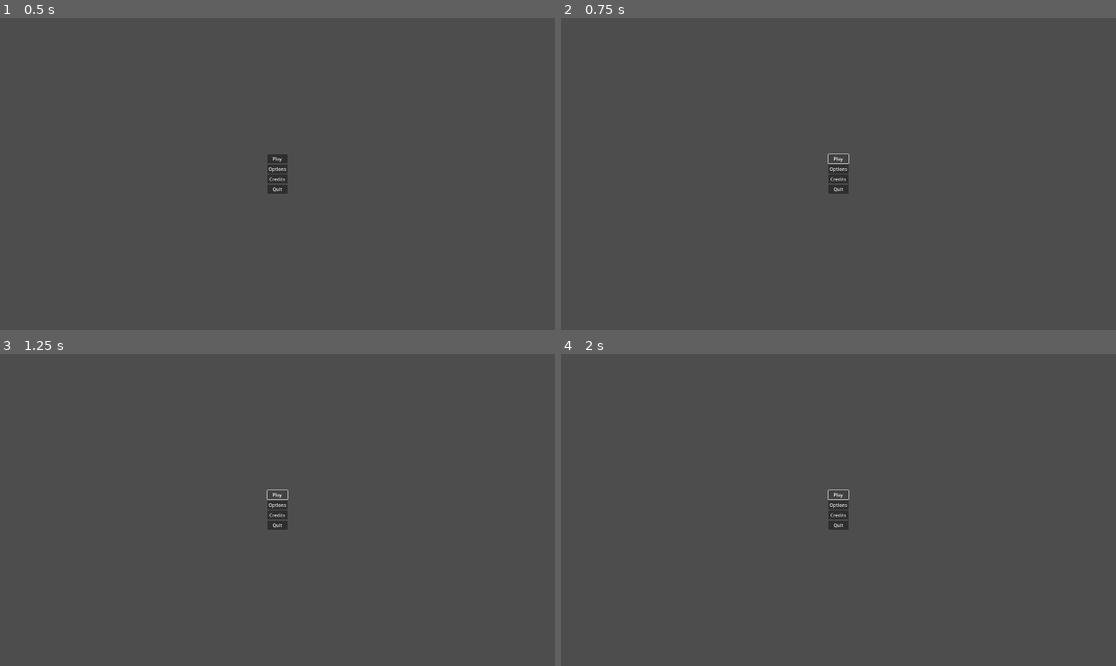
Above: before the commit, frames 1-4 (two rows, left to right).
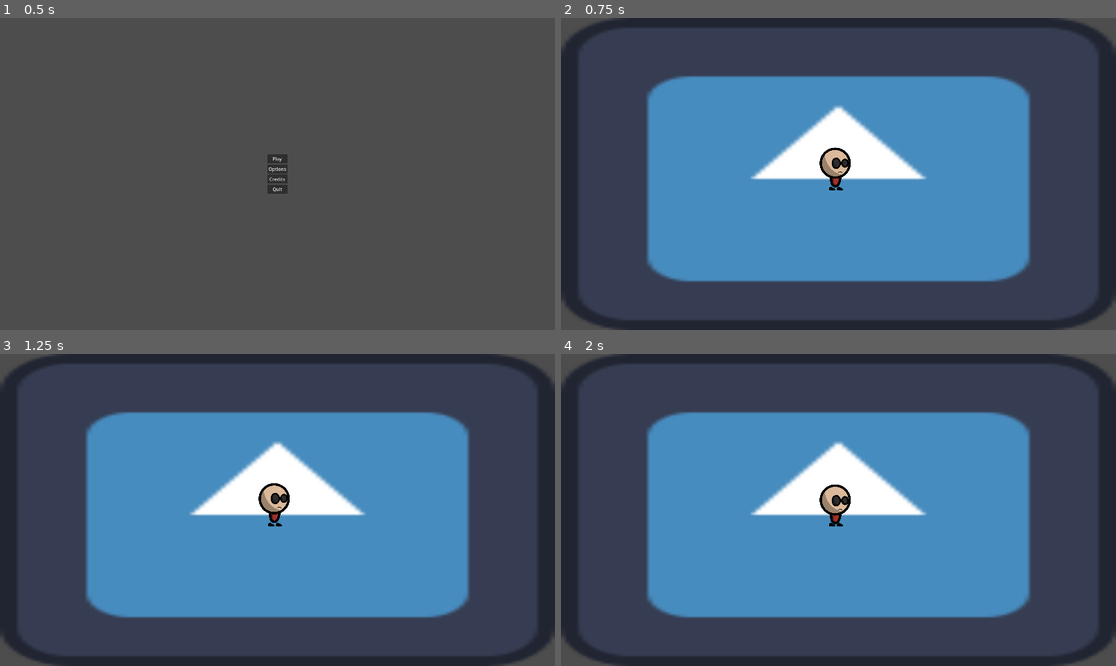
Above: after the commit, the same moments.

Repository: Overkane/BRJ2025-game
Game: Godot game, scene res://scenes/main_menu/main_menu.tscn
Two runs of this game, one before a commit and one after it. Both use one fixed random seed, a clock stepped at 60 frames per second and the inputs below. Before the commit the project starts from res://main.tscn. The engine's default icon, where the game draws it, is replaced by a stand-in: a white triangle on a blue panel in a dark square.
Inputs (mouse positions are in pixels of both pictures, inside the frame that each line leads up to):
- Up to frame 1 (0.5 s): no input
- Up to frame 2 (0.75 s): click "Play" at 0.5 s
- Up to frame 3 (1.25 s): no input
- Up to frame 4 (2 s): click (838, 494) at 1.25 s, where only the run before the commit has a clickable "Play"

Frame 1 is identical in both runs. In frame 2, 58% of the frame differs, in the area x 0-100%, y 0-100%; in frame 3, 58%; in frame 4, 58%.

Commit message:
Changed project structure, added boss arena scene

Diff:
--- a/game_world.tscn
+++ /dev/null
@@ -1,3 +0,0 @@
-[gd_scene format=3 uid="uid://3grgka8dvlpe"]
-
-[node name="GameWorld" type="Node2D"]
--- a/main.tscn
+++ /dev/null
@@ -1,10 +0,0 @@
-[gd_scene load_steps=3 format=3 uid="uid://d2utaxetk8fxk"]
-
-[ext_resource type="PackedScene" uid="uid://dsyhl0fbklx8b" path="res://main_menu.tscn" id="1_s4jnn"]
-[ext_resource type="PackedScene" uid="uid://3grgka8dvlpe" path="res://game_world.tscn" id="2_gqj02"]
-
-[node name="Main" type="Node"]
-
-[node name="MainMenu" parent="." instance=ExtResource("1_s4jnn")]
-
-[node name="GameWorld" parent="." instance=ExtResource("2_gqj02")]
--- a/main_menu.gd
+++ /dev/null
@@ -1,15 +0,0 @@
-extends CanvasLayer
-
-
-# Called when the node enters the scene tree for the first time.
-func _ready() -> void:
-	pass # Replace with function body.
-
-
-# Called every frame. 'delta' is the elapsed time since the previous frame.
-func _process(delta: float) -> void:
-	pass
-
-
-func _on_quit_button_pressed() -> void:
-	get_tree().quit()
--- a/player.tscn
+++ /dev/null
@@ -1,91 +0,0 @@
-[gd_scene load_steps=18 format=3 uid="uid://b1xyv0funrvab"]
-
-[ext_resource type="Texture2D" uid="uid://bfyrl7ahfjk1n" path="res://assets/player/idle_0.png" id="1_5c7sm"]
-[ext_resource type="Script" path="res://player.gd" id="1_t0rmf"]
-[ext_resource type="Texture2D" uid="uid://c1c6ldme60671" path="res://assets/player/idle_1.png" id="2_1wqa8"]
-[ext_resource type="Texture2D" uid="uid://fupxrhwiogbp" path="res://assets/player/idle_2.png" id="3_3yh0t"]
-[ext_resource type="Texture2D" uid="uid://bsy8jarswnfa4" path="res://assets/player/idle_3.png" id="4_sej6m"]
-[ext_resource type="Texture2D" uid="uid://bj2v57tq7gik3" path="res://assets/player/idle_4.png" id="5_41llm"]
-[ext_resource type="Texture2D" uid="uid://cbttk4m0b1tr8" path="res://assets/player/idle_5.png" id="6_qd244"]
-[ext_resource type="Texture2D" uid="uid://yvirsr57egb" path="res://assets/player/walk_0.png" id="7_c2khy"]
-[ext_resource type="Texture2D" uid="uid://b21w7nx7s82vr" path="res://assets/player/walk_1.png" id="8_ip4o6"]
-[ext_resource type="Texture2D" uid="uid://b2qa57bsfxb6i" path="res://assets/player/walk_2.png" id="9_prefr"]
-[ext_resource type="Texture2D" uid="uid://p1dy5tuslpq3" path="res://assets/player/walk_3.png" id="10_w5oig"]
-[ext_resource type="Texture2D" uid="uid://5jrjc4ngfwh3" path="res://assets/player/walk_4.png" id="11_d4f5c"]
-[ext_resource type="Texture2D" uid="uid://nt5224hybd3i" path="res://assets/player/walk_5.png" id="12_k722h"]
-[ext_resource type="Texture2D" uid="uid://d0ne56ftfg6cf" path="res://assets/player/walk_6.png" id="13_0vm8l"]
-[ext_resource type="Texture2D" uid="uid://bouhhyu8u0moi" path="res://assets/player/walk_7.png" id="14_4ob8v"]
-
-[sub_resource type="SpriteFrames" id="SpriteFrames_gugnh"]
-animations = [{
-"frames": [{
-"duration": 1.0,
-"texture": ExtResource("1_5c7sm")
-}, {
-"duration": 1.0,
-"texture": ExtResource("2_1wqa8")
-}, {
-"duration": 1.0,
-"texture": ExtResource("3_3yh0t")
-}, {
-"duration": 1.0,
-"texture": ExtResource("4_sej6m")
-}, {
-"duration": 1.0,
-"texture": ExtResource("5_41llm")
-}, {
-"duration": 1.0,
-"texture": ExtResource("6_qd244")
-}],
-"loop": true,
-"name": &"idle",
-"speed": 10.0
-}, {
-"frames": [{
-"duration": 1.0,
-"texture": ExtResource("7_c2khy")
-}, {
-"duration": 1.0,
-"texture": ExtResource("8_ip4o6")
-}, {
-"duration": 1.0,
-"texture": ExtResource("9_prefr")
-}, {
-"duration": 1.0,
-"texture": ExtResource("10_w5oig")
-}, {
-"duration": 1.0,
-"texture": ExtResource("11_d4f5c")
-}, {
-"duration": 1.0,
-"texture": ExtResource("12_k722h")
-}, {
-"duration": 1.0,
-"texture": ExtResource("13_0vm8l")
-}, {
-"duration": 1.0,
-"texture": ExtResource("14_4ob8v")
-}],
-"loop": true,
-"name": &"walk",
-"speed": 10.0
-}]
-
-[sub_resource type="CapsuleShape2D" id="CapsuleShape2D_nie6f"]
-radius = 32.0
-height = 120.0
-
-[node name="Player" type="CharacterBody2D"]
-position = Vector2(232, 72)
-script = ExtResource("1_t0rmf")
-
-[node name="AnimatedSprite2D" type="AnimatedSprite2D" parent="."]
-scale = Vector2(0.25, 0.25)
-sprite_frames = SubResource("SpriteFrames_gugnh")
-animation = &"walk"
-frame = 1
-frame_progress = 0.869919
-
-[node name="CollisionShape2D" type="CollisionShape2D" parent="."]
-position = Vector2(-2, 102)
-shape = SubResource("CapsuleShape2D_nie6f")
--- a/project.godot
+++ b/project.godot
@@ -11,7 +11,7 @@
 [application]
 
 config/name="BRJ2025-game"
-run/main_scene="res://main.tscn"
+run/main_scene="res://scenes/main_menu/main_menu.tscn"
 config/features=PackedStringArray("4.3", "Forward Plus")
 config/icon="res://icon.svg"
 
--- /dev/null
+++ b/scenes/boss_arena/boss_arena.tscn
@@ -0,0 +1,43 @@
+[gd_scene load_steps=5 format=3 uid="uid://cbvomdgkssg2e"]
+
+[ext_resource type="Texture2D" uid="uid://dndiaybuux30t" path="res://icon.svg" id="1_v1822"]
+[ext_resource type="PackedScene" uid="uid://b1xyv0funrvab" path="res://scenes/player/player.tscn" id="2_0bmpq"]
+
+[sub_resource type="RectangleShape2D" id="RectangleShape2D_71p1n"]
+size = Vector2(64, 1080)
+
+[sub_resource type="RectangleShape2D" id="RectangleShape2D_4bp80"]
+size = Vector2(63.9999, 1920)
+
+[node name="BossArena" type="CanvasLayer"]
+
+[node name="ArenaBackground" type="TextureRect" parent="."]
+anchors_preset = 15
+anchor_right = 1.0
+anchor_bottom = 1.0
+grow_horizontal = 2
+grow_vertical = 2
+texture = ExtResource("1_v1822")
+
+[node name="ArenaWalls" type="StaticBody2D" parent="."]
+
+[node name="LeftWall" type="CollisionShape2D" parent="ArenaWalls"]
+position = Vector2(32, 540)
+shape = SubResource("RectangleShape2D_71p1n")
+
+[node name="RightWall" type="CollisionShape2D" parent="ArenaWalls"]
+position = Vector2(1888, 540)
+shape = SubResource("RectangleShape2D_71p1n")
+
+[node name="DownWall" type="CollisionShape2D" parent="ArenaWalls"]
+position = Vector2(960, 1048)
+rotation = 1.5708
+shape = SubResource("RectangleShape2D_4bp80")
+
+[node name="TopWall" type="CollisionShape2D" parent="ArenaWalls"]
+position = Vector2(960, 32)
+rotation = 1.5708
+shape = SubResource("RectangleShape2D_4bp80")
+
+[node name="Player" parent="." instance=ExtResource("2_0bmpq")]
+position = Vector2(951, 408)
--- /dev/null
+++ b/scenes/main_menu/main_menu.gd
@@ -0,0 +1,8 @@
+extends CanvasLayer
+
+@export var boss_arena: PackedScene
+
+func _on_play_button_pressed() -> void:
+	get_tree().change_scene_to_packed(boss_arena)
+func _on_quit_button_pressed() -> void:
+	get_tree().quit()
--- a/main_menu.tscn
+++ b/scenes/main_menu/main_menu.tscn
@@ -1,9 +1,11 @@
-[gd_scene load_steps=2 format=3 uid="uid://dsyhl0fbklx8b"]
+[gd_scene load_steps=3 format=3 uid="uid://dsyhl0fbklx8b"]
 
-[ext_resource type="Script" path="res://main_menu.gd" id="1_6ou2o"]
+[ext_resource type="Script" path="res://scenes/main_menu/main_menu.gd" id="1_2fi0w"]
+[ext_resource type="PackedScene" uid="uid://cbvomdgkssg2e" path="res://scenes/boss_arena/boss_arena.tscn" id="2_g2or4"]
 
-[node name="CanvasLayer" type="CanvasLayer"]
-script = ExtResource("1_6ou2o")
+[node name="MainMenu" type="CanvasLayer"]
+script = ExtResource("1_2fi0w")
+boss_arena = ExtResource("2_g2or4")
 
 [node name="Menu" type="VBoxContainer" parent="."]
 anchors_preset = 8
@@ -34,4 +36,5 @@
 layout_mode = 2
 text = "Quit"
 
+[connection signal="pressed" from="Menu/PlayButton" to="." method="_on_play_button_pressed"]
 [connection signal="pressed" from="Menu/QuitButton" to="." method="_on_quit_button_pressed"]
--- /dev/null
+++ b/scenes/player/player.tscn
@@ -0,0 +1,91 @@
+[gd_scene load_steps=18 format=3 uid="uid://b1xyv0funrvab"]
+
+[ext_resource type="Script" path="res://scenes/player/player.gd" id="1_bnqte"]
+[ext_resource type="Texture2D" uid="uid://bfyrl7ahfjk1n" path="res://assets/player/idle_0.png" id="2_ejsiy"]
+[ext_resource type="Texture2D" uid="uid://c1c6ldme60671" path="res://assets/player/idle_1.png" id="3_r0rjy"]
+[ext_resource type="Texture2D" uid="uid://fupxrhwiogbp" path="res://assets/player/idle_2.png" id="4_1xfxi"]
+[ext_resource type="Texture2D" uid="uid://bsy8jarswnfa4" path="res://assets/player/idle_3.png" id="5_gqrol"]
+[ext_resource type="Texture2D" uid="uid://bj2v57tq7gik3" path="res://assets/player/idle_4.png" id="6_cd2se"]
+[ext_resource type="Texture2D" uid="uid://cbttk4m0b1tr8" path="res://assets/player/idle_5.png" id="7_c1cgs"]
+[ext_resource type="Texture2D" uid="uid://yvirsr57egb" path="res://assets/player/walk_0.png" id="8_c13gq"]
+[ext_resource type="Texture2D" uid="uid://b21w7nx7s82vr" path="res://assets/player/walk_1.png" id="9_o3ugk"]
+[ext_resource type="Texture2D" uid="uid://b2qa57bsfxb6i" path="res://assets/player/walk_2.png" id="10_ltxdc"]
+[ext_resource type="Texture2D" uid="uid://p1dy5tuslpq3" path="res://assets/player/walk_3.png" id="11_qygek"]
+[ext_resource type="Texture2D" uid="uid://5jrjc4ngfwh3" path="res://assets/player/walk_4.png" id="12_6ivs1"]
+[ext_resource type="Texture2D" uid="uid://nt5224hybd3i" path="res://assets/player/walk_5.png" id="13_o62us"]
+[ext_resource type="Texture2D" uid="uid://d0ne56ftfg6cf" path="res://assets/player/walk_6.png" id="14_wbahg"]
+[ext_resource type="Texture2D" uid="uid://bouhhyu8u0moi" path="res://assets/player/walk_7.png" id="15_mlrsg"]
+
+[sub_resource type="SpriteFrames" id="SpriteFrames_gugnh"]
+animations = [{
+"frames": [{
+"duration": 1.0,
+"texture": ExtResource("2_ejsiy")
+}, {
+"duration": 1.0,
+"texture": ExtResource("3_r0rjy")
+}, {
+"duration": 1.0,
+"texture": ExtResource("4_1xfxi")
+}, {
+"duration": 1.0,
+"texture": ExtResource("5_gqrol")
+}, {
+"duration": 1.0,
+"texture": ExtResource("6_cd2se")
+}, {
+"duration": 1.0,
+"texture": ExtResource("7_c1cgs")
+}],
+"loop": true,
+"name": &"idle",
+"speed": 10.0
+}, {
+"frames": [{
+"duration": 1.0,
+"texture": ExtResource("8_c13gq")
+}, {
+"duration": 1.0,
+"texture": ExtResource("9_o3ugk")
+}, {
+"duration": 1.0,
+"texture": ExtResource("10_ltxdc")
+}, {
+"duration": 1.0,
+"texture": ExtResource("11_qygek")
+}, {
+"duration": 1.0,
+"texture": ExtResource("12_6ivs1")
+}, {
+"duration": 1.0,
+"texture": ExtResource("13_o62us")
+}, {
+"duration": 1.0,
+"texture": ExtResource("14_wbahg")
+}, {
+"duration": 1.0,
+"texture": ExtResource("15_mlrsg")
+}],
+"loop": true,
+"name": &"walk",
+"speed": 10.0
+}]
+
+[sub_resource type="CapsuleShape2D" id="CapsuleShape2D_nie6f"]
+radius = 32.0
+height = 120.0
+
+[node name="Player" type="CharacterBody2D"]
+position = Vector2(232, 72)
+script = ExtResource("1_bnqte")
+
+[node name="AnimatedSprite2D" type="AnimatedSprite2D" parent="."]
+scale = Vector2(0.25, 0.25)
+sprite_frames = SubResource("SpriteFrames_gugnh")
+animation = &"walk"
+frame = 1
+frame_progress = 0.869919
+
+[node name="CollisionShape2D" type="CollisionShape2D" parent="."]
+position = Vector2(-2, 102)
+shape = SubResource("CapsuleShape2D_nie6f")
Renamed: player.gd -> scenes/player/player.gd
